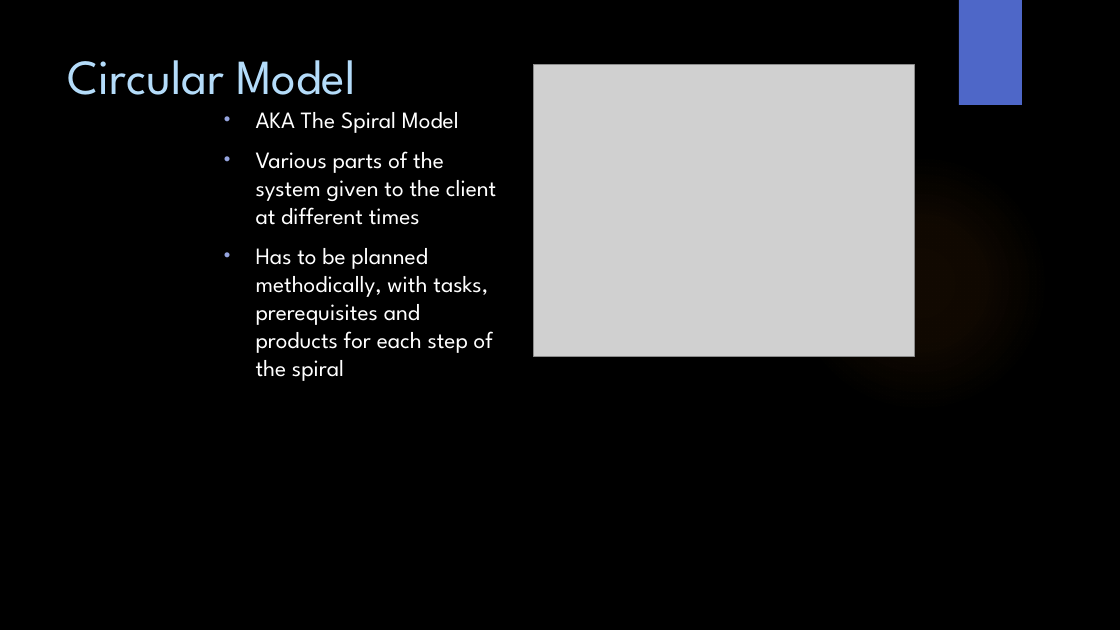
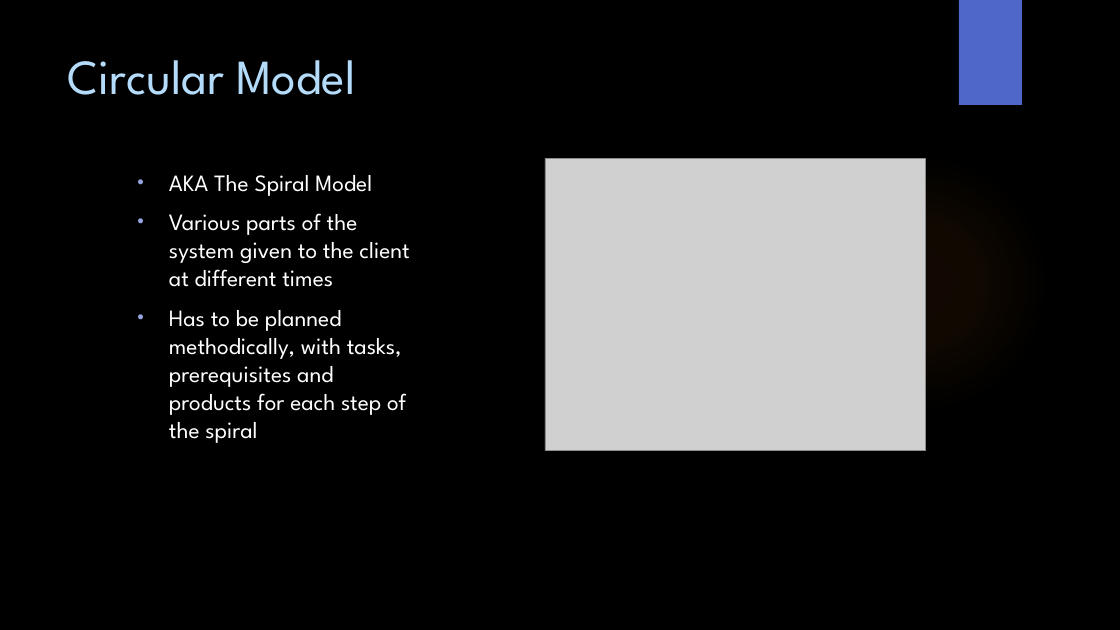
Before and after one commit to WitsSoftDev/SoftDev2016, a slide deck: slide 7 of Session 2/Softdev Session 2 2016.pptx. Drawn at 1120x630 pixels with LibreOffice and Linux fonts; fonts in the diff are those of the drawing; grey boxes stand for pictures; background and template pictures are left out. Boxes give left, top, right and bottom in pixels: in the first picture for what was removed or moved away, otherwise in the second. Text is boxed around its words. In the diff, an @@ line names an element or a change of style, - is before the commit and + after.

```diff
--- a/Session 2/Softdev Session 2 2016.pptx
+++ b/Session 2/Softdev Session 2 2016.pptx
@@ text "AKA The Spiral Model": place and size @@
-text "AKA The Spiral Model" at box(256, 112, 496, 381)
+text "AKA The Spiral Model" at box(169, 175, 409, 443)
@@ picture: place and size @@
-picture at box(534, 65, 914, 356)
+picture at box(545, 159, 926, 450)
```
Also in this commit, not shown: 12 other slides changed, 6 slides added.
